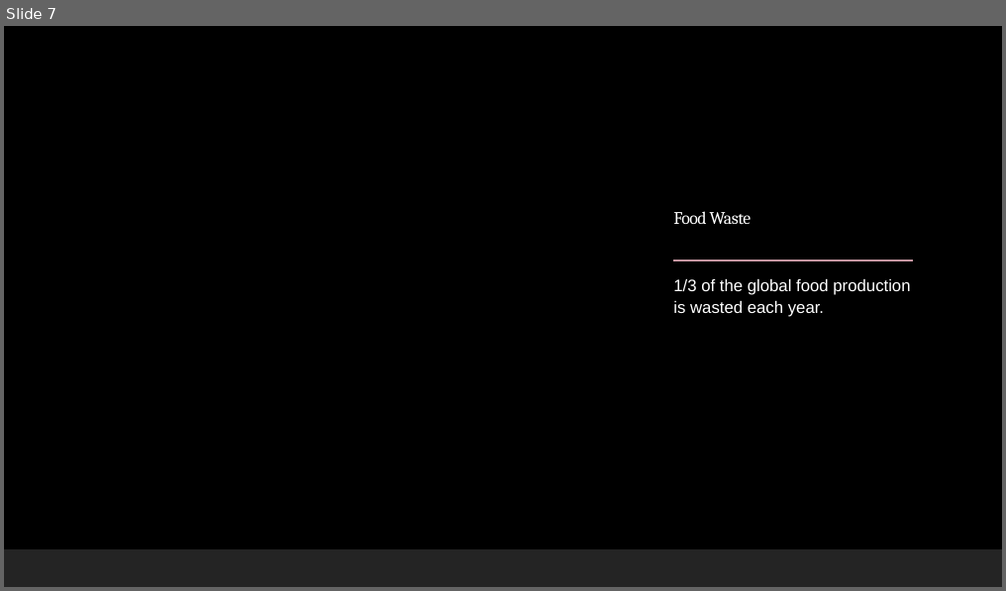
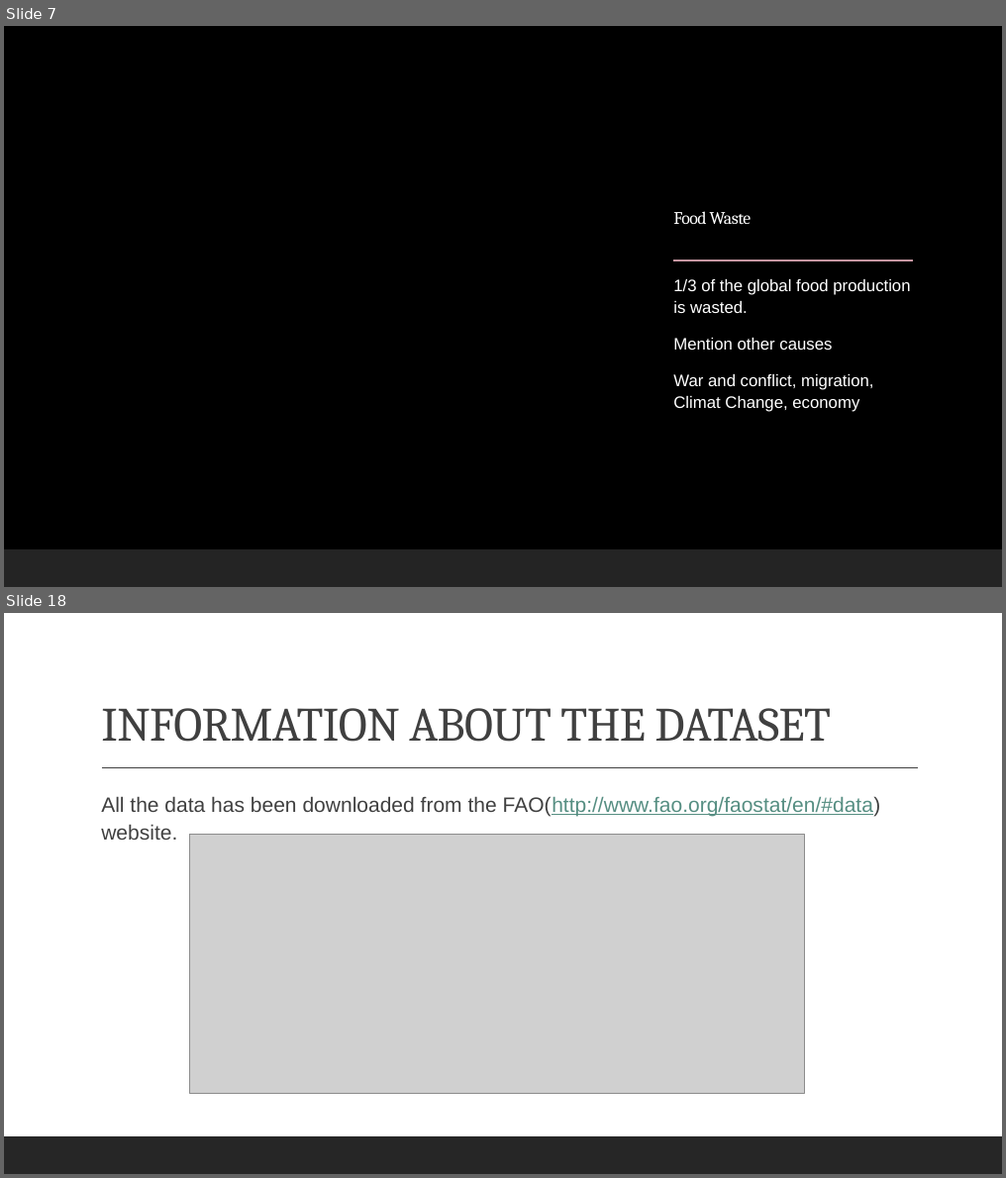
Before and after one commit to furawa/OC_data_analyst_projects, a slide deck: 01_public_health_study/public_health_study_presentation.pptx. Shown one above the other, each under a label of ours: slide 7 before the commit, slides 7 and 18 after it; the slides between them are not shown. The pictures are 1006x591 and 1006x1178 pixels, drawn with LibreOffice and Linux fonts; fonts in the diff are those of the drawing; grey boxes stand for pictures; background and template pictures are left out. Boxes give left, top, right and bottom in pixels: in the first picture for what was removed or moved away, otherwise in the second. Text is boxed around its words. In the diff, an @@ line names an element or a change of style, - is before the commit and + after.

```diff
--- a/01_public_health_study/public_health_study_presentation.pptx
+++ b/01_public_health_study/public_health_study_presentation.pptx
@@ slide 18 added at <box>4,613,1002,1174</box>, background #FFFFFF; not listed: 1 template element that a slide beside it also shows @@
@@ title added at <box>101,708,831,742</box>, 46 pt, text #404040 @@
+INFORMATION ABOUT THE DATASET
@@ line added from (102, 768) to (918, 768), #404040 1 pt @@
@@ text added at <box>101,796,881,840</box>, 20 pt, text #404040 @@
+  All the data has been downloaded from the FAO(http://www.fao.org/faostat/en/#data) website.
@@ picture added at <box>190,834,804,1093</box> @@
@@ slide 7 changed as well @@
@@ text at <box>673,279,910,412</box>: text changed @@
-  1/3 of the global food production is wasted each year.
+  1/3 of the global food production is wasted.
+  Mention other causes
+  War and conflict, migration, Climat Change, economy
```
Also in this commit, not shown: 1 other slide changed, 19 other slides added, 3 other files.
